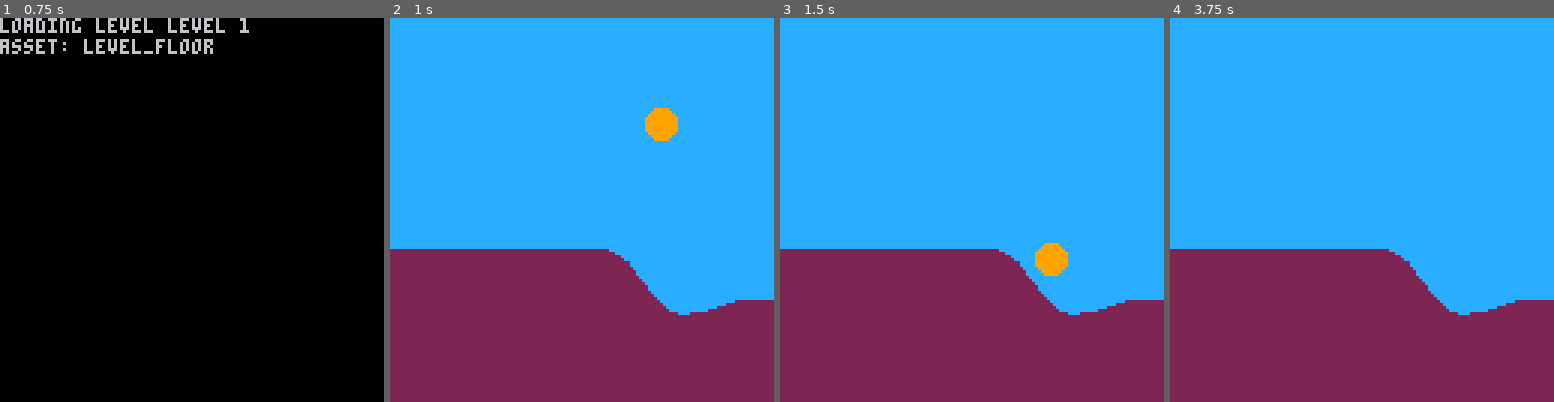
Above: before the commit, frames 1-4 (left to right).
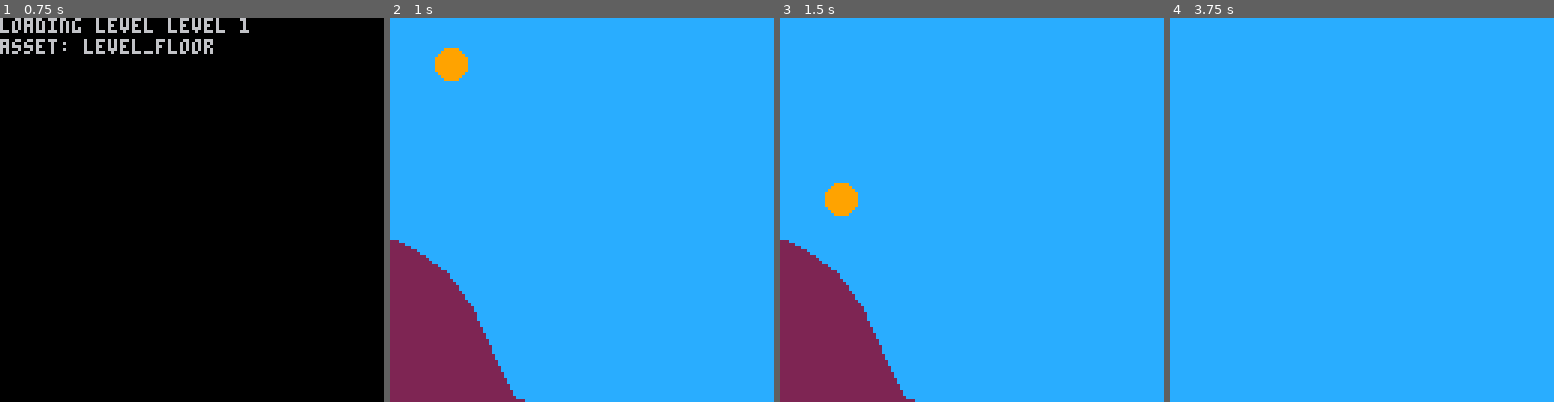
Above: after the commit, the same moments.

Repository: ajbowen249/pico_rico
Game: PICO-8 cartridge pico_rico.p8
The game is run twice, just before and just after one commit, with the same random seed, the same clock (stepped at 60 frames per second) and the same inputs.
Inputs:
- Up to frame 1 (0.75 s): tap X (X key) at 0.33, 0.7 s
- Up to frame 2 (1 s): no input
- Up to frame 3 (1.5 s): tap O (Z key) at 1.07 s; tap X (X key) at 1.43 s
- Up to frame 4 (3.75 s): tap O (Z key) every 0.63 s from 1.8 to 3.7 s; hold Right 2.33-3.33 s; tap X (X key) at 2.58, 3.1, 3.62 s; hold Right from 3.38 s (still down)

Frame 1 is identical in both runs. In frame 2, 27% of the frame differs, in the area x 0-100%, y 7-100%; in frame 3, 27%; in frame 4, 35%, in the area x 0-100%, y 60-100%.

Commit message:
kinda working deflection!

Diff:
--- a/pico_rico.p8
+++ b/pico_rico.p8
@@ -148,6 +148,10 @@
   local blen = b:len()
   local scaler = a:dot(b) / (blen * blen)
   return b:mul(scaler)
+end
+
+function reflect_vector_against(a, n)
+  return a:sub(n:mul(2 * a:dot(n)))
 end
 
 -- https://mathworld.wolfram.com/circle-lineintersection.html
@@ -436,9 +440,9 @@
 
 level_state = nil
 
-function new_camera()
+function new_camera(x, y)
   return {
-    location = new_point(0, 0),
+    location = new_point(x, y),
     get_window = function(self)
       return new_window(
         self.location.x,
@@ -610,6 +614,7 @@
         return min_in(map(seg.points, function(point)
           return {
             point = point,
+            segment = seg.segment,
             distance = get_point_distance(self.location, point) - self.size,
           }
         end), function(pair)
@@ -634,7 +639,14 @@
       -- print("on: (" .. hit_on_total.x .. ", " .. hit_on_total.y .. ")\n")
       -- stop()
 
-      next_velocity = next_velocity:mul(distance_ratio)
+      -- next step: deflection. could it be as simple as reflecting velocity noramal against the segment we hit and giving 1-ratio along that to velocity?
+
+      local deflection = reflect_vector_against(
+        next_velocity:normal(),
+        closest_hit.segment.p2:sub(closest_hit.segment.p1):normal()
+      ):normal():mul(1 - distance_ratio)
+
+      next_velocity = next_velocity:mul(distance_ratio):sub(deflection)
       self.location = self.location:add(next_velocity)
     end,
     draw = function(self, window)
@@ -656,10 +668,10 @@
 end
 
 function init_level()
-  level_state.camera = new_camera()
+  level_state.camera = new_camera(-70, -70)
   level_state.initialized = true
   level_state.ricos = {
-    new_rico(5, new_point(90, 30), 9),
+    new_rico(5, new_point(-50, -60), 9),
   }
 end
 
@@ -705,23 +717,23 @@
   local move_camera_speed = 1
 
   if btn(0) then
-    -- level_state.camera.location.x -= move_camera_speed
-    level_state.ricos[1].location.x -= move_camera_speed
+    level_state.camera.location.x -= move_camera_speed
+    -- level_state.ricos[1].location.x -= move_camera_speed
   end
 
   if btn(1) then
-    -- level_state.camera.location.x += move_camera_speed
-    level_state.ricos[1].location.x += move_camera_speed
+    level_state.camera.location.x += move_camera_speed
+    -- level_state.ricos[1].location.x += move_camera_speed
   end
 
   if btn(2) then
-    -- level_state.camera.location.y -= move_camera_speed
-    level_state.ricos[1].location.y -= move_camera_speed
+    level_state.camera.location.y -= move_camera_speed
+    -- level_state.ricos[1].location.y -= move_camera_speed
   end
 
   if btn(3) then
-    -- level_state.camera.location.y += move_camera_speed
-    level_state.ricos[1].location.y += move_camera_speed
+    level_state.camera.location.y += move_camera_speed
+    -- level_state.ricos[1].location.y += move_camera_speed
   end
 
   local window = level_state.camera:get_window()
